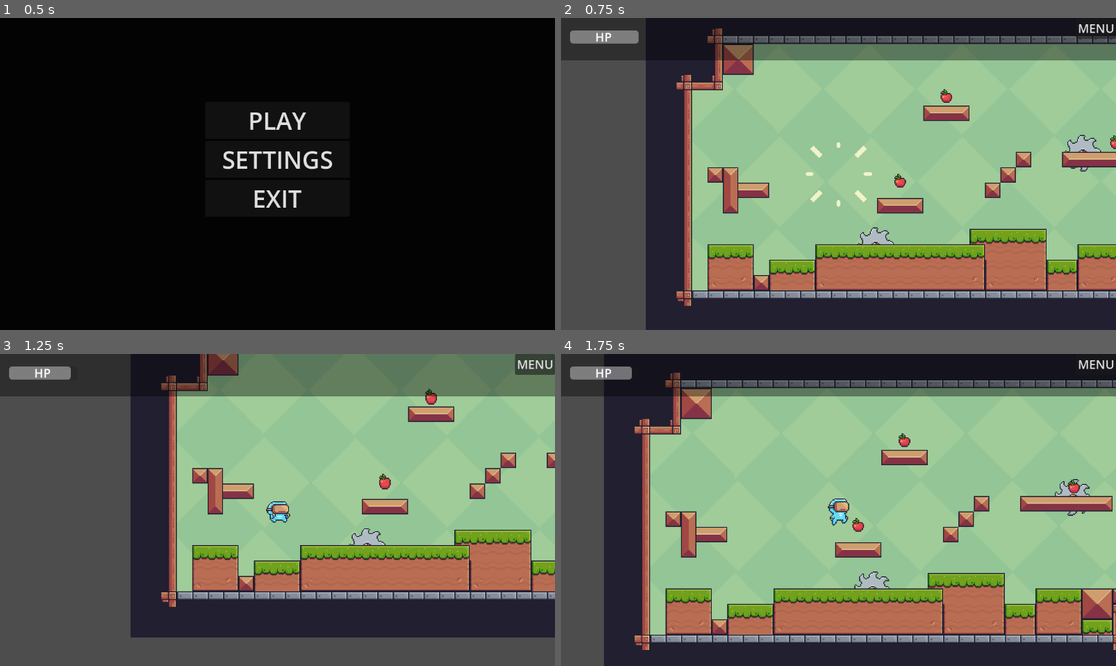
Above: before the commit, frames 1-4 (two rows, left to right).
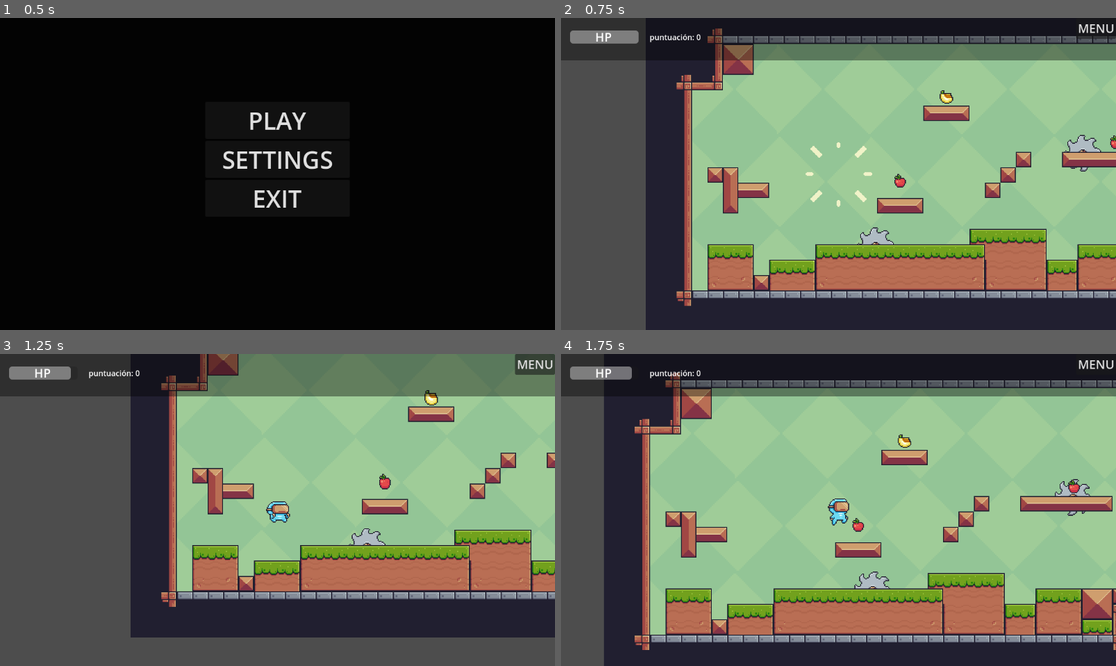
Above: after the commit, the same moments.

Repository: DVelasco9/virtual
Game: Godot game, scene res://scenes/menu.tscn
Two runs of this game, one before a commit and one after it. Both use one fixed random seed, a clock stepped at 60 frames per second and the inputs below.
Inputs:
- Up to frame 1 (0.5 s): no input
- Up to frame 2 (0.75 s): click "PLAY" at 0.5 s
- Up to frame 3 (1.25 s): no input
- Up to frame 4 (1.75 s): hold D (right) from 1.28 s (still down); tap Shift (run) at 1.35 s; tap Space (jump) at 1.52 s

Frame 1 is identical in both runs. In frame 2, 0.2% of the frame differs, in the area x 16-71%, y 5-28%; in frame 3, 0.2%, in the area x 16-79%, y 5-17%; in frame 4, 0.2%.

Commit message:
RQ06: SCORE Y FRUTAS

Diff:
--- a/project.godot
+++ b/project.godot
@@ -14,6 +14,10 @@
 run/main_scene="uid://cqrb5ojv4m0cb"
 config/features=PackedStringArray("4.4", "GL Compatibility")
 config/icon="res://icon.svg"
+
+[autoload]
+
+GeneralRules="*res://scripts/globals/general_rules.gd"
 
 [input]
 
--- a/scenes/fruits.tscn
+++ b/scenes/fruits.tscn
@@ -1,8 +1,9 @@
-[gd_scene load_steps=29 format=3 uid="uid://c1gggt7s0nkvc"]
+[gd_scene load_steps=47 format=3 uid="uid://c1gggt7s0nkvc"]
 
 [ext_resource type="Texture2D" uid="uid://coc63mj5n72rb" path="res://Pixel Adventure 1/Free/Items/Fruits/Apple.png" id="1_4b3k7"]
 [ext_resource type="Script" uid="uid://ppebxjnru0ct" path="res://scripts/fruits.gd" id="1_iuj4e"]
 [ext_resource type="Texture2D" uid="uid://cfmr3mkojljb5" path="res://Pixel Adventure 1/Free/Items/Fruits/Collected.png" id="3_dgkhl"]
+[ext_resource type="Texture2D" uid="uid://dm8mcrnq732ic" path="res://Pixel Adventure 1/Free/Items/Fruits/Bananas.png" id="3_mue5y"]
 
 [sub_resource type="AtlasTexture" id="AtlasTexture_su2pj"]
 atlas = ExtResource("1_4b3k7")
@@ -70,6 +71,74 @@
 
 [sub_resource type="AtlasTexture" id="AtlasTexture_r6pkl"]
 atlas = ExtResource("1_4b3k7")
+region = Rect2(512, 0, 32, 32)
+
+[sub_resource type="AtlasTexture" id="AtlasTexture_fk28v"]
+atlas = ExtResource("3_mue5y")
+region = Rect2(0, 0, 32, 32)
+
+[sub_resource type="AtlasTexture" id="AtlasTexture_y4qxm"]
+atlas = ExtResource("3_mue5y")
+region = Rect2(32, 0, 32, 32)
+
+[sub_resource type="AtlasTexture" id="AtlasTexture_jq3me"]
+atlas = ExtResource("3_mue5y")
+region = Rect2(64, 0, 32, 32)
+
+[sub_resource type="AtlasTexture" id="AtlasTexture_qql31"]
+atlas = ExtResource("3_mue5y")
+region = Rect2(96, 0, 32, 32)
+
+[sub_resource type="AtlasTexture" id="AtlasTexture_kpu2v"]
+atlas = ExtResource("3_mue5y")
+region = Rect2(128, 0, 32, 32)
+
+[sub_resource type="AtlasTexture" id="AtlasTexture_4vd64"]
+atlas = ExtResource("3_mue5y")
+region = Rect2(160, 0, 32, 32)
+
+[sub_resource type="AtlasTexture" id="AtlasTexture_8tfhk"]
+atlas = ExtResource("3_mue5y")
+region = Rect2(192, 0, 32, 32)
+
+[sub_resource type="AtlasTexture" id="AtlasTexture_mt14n"]
+atlas = ExtResource("3_mue5y")
+region = Rect2(224, 0, 32, 32)
+
+[sub_resource type="AtlasTexture" id="AtlasTexture_j63wx"]
+atlas = ExtResource("3_mue5y")
+region = Rect2(256, 0, 32, 32)
+
+[sub_resource type="AtlasTexture" id="AtlasTexture_u3s3n"]
+atlas = ExtResource("3_mue5y")
+region = Rect2(288, 0, 32, 32)
+
+[sub_resource type="AtlasTexture" id="AtlasTexture_boq36"]
+atlas = ExtResource("3_mue5y")
+region = Rect2(320, 0, 32, 32)
+
+[sub_resource type="AtlasTexture" id="AtlasTexture_qisun"]
+atlas = ExtResource("3_mue5y")
+region = Rect2(352, 0, 32, 32)
+
+[sub_resource type="AtlasTexture" id="AtlasTexture_ekihp"]
+atlas = ExtResource("3_mue5y")
+region = Rect2(384, 0, 32, 32)
+
+[sub_resource type="AtlasTexture" id="AtlasTexture_3gded"]
+atlas = ExtResource("3_mue5y")
+region = Rect2(416, 0, 32, 32)
+
+[sub_resource type="AtlasTexture" id="AtlasTexture_iwoa4"]
+atlas = ExtResource("3_mue5y")
+region = Rect2(448, 0, 32, 32)
+
+[sub_resource type="AtlasTexture" id="AtlasTexture_c6sni"]
+atlas = ExtResource("3_mue5y")
+region = Rect2(480, 0, 32, 32)
+
+[sub_resource type="AtlasTexture" id="AtlasTexture_yivkn"]
+atlas = ExtResource("3_mue5y")
 region = Rect2(512, 0, 32, 32)
 
 [sub_resource type="AtlasTexture" id="AtlasTexture_1yq26"]
@@ -152,6 +221,62 @@
 }],
 "loop": true,
 "name": &"apple",
+"speed": 15.0
+}, {
+"frames": [{
+"duration": 1.0,
+"texture": SubResource("AtlasTexture_fk28v")
+}, {
+"duration": 1.0,
+"texture": SubResource("AtlasTexture_y4qxm")
+}, {
+"duration": 1.0,
+"texture": SubResource("AtlasTexture_jq3me")
+}, {
+"duration": 1.0,
+"texture": SubResource("AtlasTexture_qql31")
+}, {
+"duration": 1.0,
+"texture": SubResource("AtlasTexture_kpu2v")
+}, {
+"duration": 1.0,
+"texture": SubResource("AtlasTexture_4vd64")
+}, {
+"duration": 1.0,
+"texture": SubResource("AtlasTexture_8tfhk")
+}, {
+"duration": 1.0,
+"texture": SubResource("AtlasTexture_mt14n")
+}, {
+"duration": 1.0,
+"texture": SubResource("AtlasTexture_j63wx")
+}, {
+"duration": 1.0,
+"texture": SubResource("AtlasTexture_u3s3n")
+}, {
+"duration": 1.0,
+"texture": SubResource("AtlasTexture_boq36")
+}, {
+"duration": 1.0,
+"texture": SubResource("AtlasTexture_qisun")
+}, {
+"duration": 1.0,
+"texture": SubResource("AtlasTexture_ekihp")
+}, {
+"duration": 1.0,
+"texture": SubResource("AtlasTexture_3gded")
+}, {
+"duration": 1.0,
+"texture": SubResource("AtlasTexture_iwoa4")
+}, {
+"duration": 1.0,
+"texture": SubResource("AtlasTexture_c6sni")
+}, {
+"duration": 1.0,
+"texture": SubResource("AtlasTexture_yivkn")
+}],
+"loop": true,
+"name": &"banana",
 "speed": 15.0
 }, {
 "frames": [{
--- a/scenes/nivel_1.tscn
+++ b/scenes/nivel_1.tscn
@@ -326,6 +326,7 @@
 
 [node name="fruits2" parent="." instance=ExtResource("4_5hr2l")]
 position = Vector2(128, -160)
+fruitType = "banana"
 
 [node name="fruits3" parent="." instance=ExtResource("4_5hr2l")]
 position = Vector2(304, -112)
--- a/scenes/player_info.tscn
+++ b/scenes/player_info.tscn
@@ -20,13 +20,20 @@
 value = 100.0
 show_percentage = false
 
-[node name="Label" type="Label" parent="healthbar"]
+[node name="HP" type="Label" parent="healthbar"]
+layout_mode = 0
 offset_left = 52.0
 offset_top = -4.0
 offset_right = 117.0
 offset_bottom = 31.0
 theme_override_font_sizes/font_size = 25
 text = "HP"
+
+[node name="fruitpoints" type="Label" parent="."]
+offset_left = 184.0
+offset_top = 28.0
+offset_right = 224.0
+offset_bottom = 51.0
 
 [node name="menu_button" type="Button" parent="."]
 anchors_preset = 1
--- a/scripts/character_body_2d.gd
+++ b/scripts/character_body_2d.gd
@@ -6,6 +6,8 @@
 @onready var animation = $AnimatedSprite2D
 
 var gravity = ProjectSettings.get_setting("physics/2d/default_gravity")
+
+
 var facing_right = true
 var running = false
 var max_health := 100
@@ -15,7 +17,7 @@
 var spawning := true
 var knockback_time := 0.2
 var knockback_timer := 0.0
-
+var fruitcount = 0
 
 func take_damage(amount : int, from_position):
 	if is_dead or is_invulnerable:
@@ -142,6 +144,12 @@
 	spawning = false
 	#$CollisionShape2D.disabled = false
 
+func collectfruit(fruitType):
+	var auxstring = fruitType + "points"
+	var gainedpoints = GeneralRules[auxstring]
+	fruitcount += gainedpoints
+	print(fruitcount)
+
 
 
 func _on_area_2d_body_entered(body: Node2D) -> void:
--- a/scripts/enemies/damage_saw.gd
+++ b/scripts/enemies/damage_saw.gd
@@ -7,4 +7,4 @@
 func _on_body_entered(body: Node2D) -> void:
 	if body.is_in_group("player"):
 		body.take_damage(hurt, global_position)
-		print("daño", hurt)
+		print("daño ", hurt)
--- a/scripts/fruits.gd
+++ b/scripts/fruits.gd
@@ -1,11 +1,23 @@
+@tool
 extends Area2D
-@onready var nim = $AnimatedSprite2D
+
+
+@export_enum("apple","banana") var fruitType : String = "apple":
+	set(value):
+		fruitType = value
+		$AnimatedSprite2D.animation = fruitType
+
 
 func _ready() -> void:
-	nim.play("apple")
+	if not Engine.is_editor_hint():
+		$AnimatedSprite2D.play(fruitType)
 
 func _on_body_entered(body: Node2D) -> void:
+	if body.has_method("collectfruit"):
+		body.collectfruit(fruitType)
+
+
 	if body.is_in_group("player"):
-		nim.play("collected")
-		await nim.animation_finished
+		$AnimatedSprite2D.play("collected")
+		await $AnimatedSprite2D.animation_finished
 		queue_free()
--- /dev/null
+++ b/scripts/globals/general_rules.gd
@@ -0,0 +1,4 @@
+extends Node
+
+var applepoints = 1
+var bananapoints = 2
--- a/scripts/player_info.gd
+++ b/scripts/player_info.gd
@@ -7,11 +7,15 @@
 
 func _ready() -> void:
 	menupopup.visible = false
+	$fruitpoints.text = "puntuación: " + str(get_parent().fruitcount)
 	$healthbar.value = get_parent().current_health
 
 func _process(delta: float) -> void:
 	$healthbar.value = get_parent().current_health
+	$fruitpoints.text = "puntuación: " + str(get_parent().fruitcount)
 
+
+#### MENU DE PAUSA ####
 func _on_menu_button_pressed() -> void:
 	get_tree().paused = true
 	menupopup.visible = get_tree().paused
Not shown, added: scripts/globals/general_rules.gd.uid
